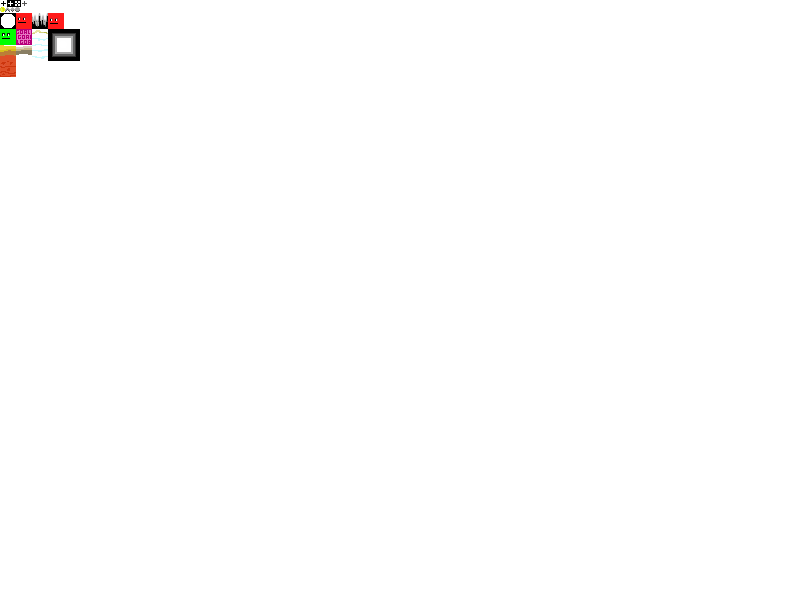
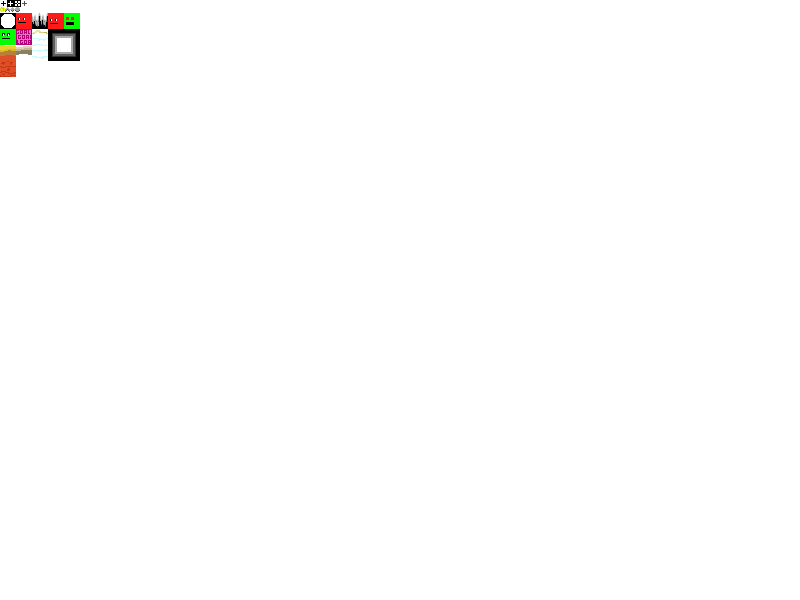
Two versions of the same layered image (800 × 600). Layer-by-layer changes:
added layer "EnemyLockedOn" above "Enemy" over [64, 13, 80, 29]
